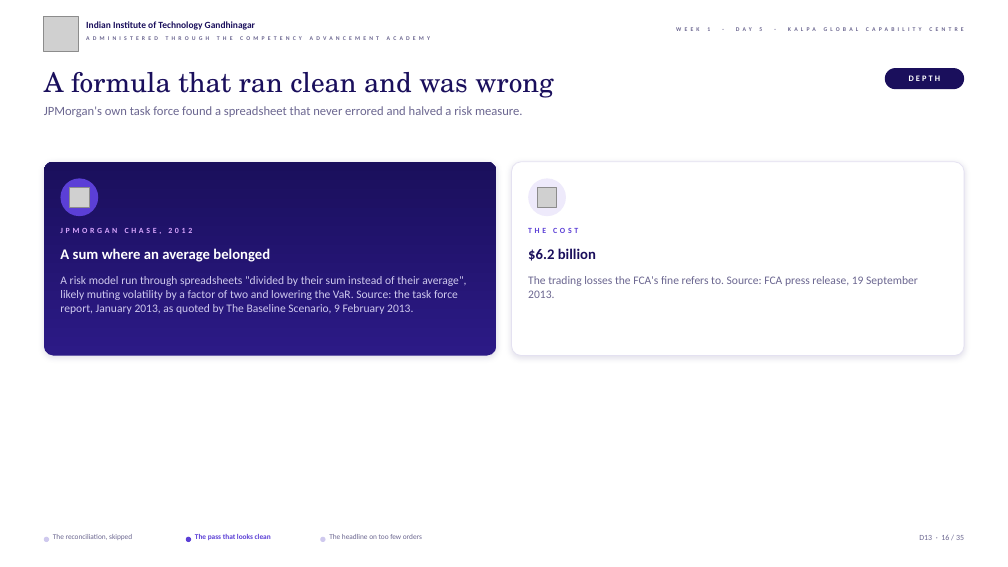
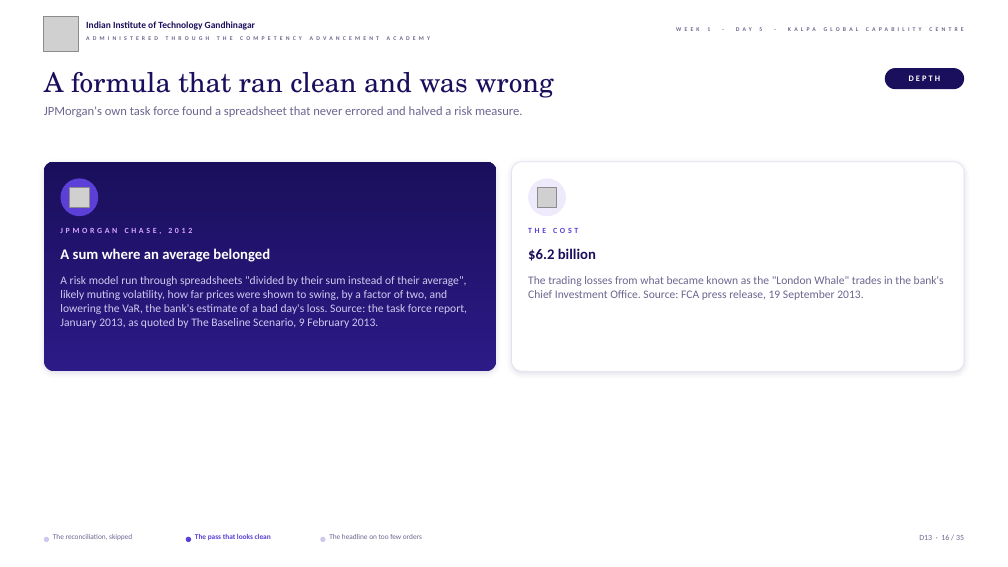
Before and after one commit to fde-academy-lab/c2-content-factory, a slide deck: slide 16 of content/W01/D5/slides/C2_W01_D05_debrief_STUDENT.pptx. Drawn at 1008x567 pixels with LibreOffice and Linux fonts; fonts in the diff are those of the drawing; grey boxes stand for pictures; background and template pictures are left out. Boxes give left, top, right and bottom in pixels: in the first picture for what was removed or moved away, otherwise in the second. Text is boxed around its words. In the diff, an @@ line names an element or a change of style, - is before the commit and + after.

```diff
--- a/content/W01/D5/slides/C2_W01_D05_debrief_STUDENT.pptx
+++ b/content/W01/D5/slides/C2_W01_D05_debrief_STUDENT.pptx
@@ rounded rectangle: place and size @@
-rounded rectangle at [44, 162, 497, 355]
+rounded rectangle at [44, 162, 497, 371]
@@ rounded rectangle: place and size @@
-rounded rectangle at [512, 162, 965, 355]
+rounded rectangle at [512, 162, 965, 371]
@@ text at [60, 276, 467, 328]: text changed @@
-A risk model run through spreadsheets "divided by their sum instead of their average", likely muting volatility by a factor of two and lowering the VaR. Source: the task force report, January 2013, as quoted by The Baseline Scenario, 9 February 2013.
+A risk model run through spreadsheets "divided by their sum instead of their average", likely muting volatility, how far prices were shown to swing, by a factor of two, and lowering the VaR, the bank's estimate of a bad day's loss. Source: the task force report, January 2013, as quoted by The Baseline Scenario, 9 February 2013.
@@ text at [528, 276, 944, 300]: text changed @@
-The trading losses the FCA's fine refers to. Source: FCA press release, 19 September 2013.
+The trading losses from what became known as the "London Whale" trades in the bank's Chief Investment Office. Source: FCA press release, 19 September 2013.
```
Also in this commit, not shown: 28 other slides changed, 1 other file.
